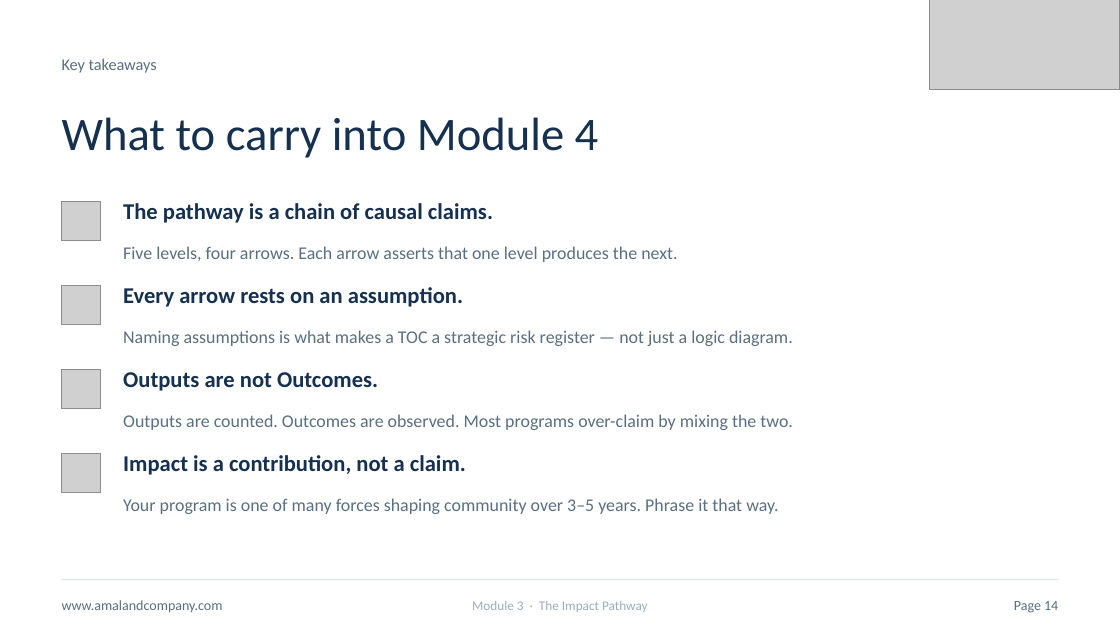
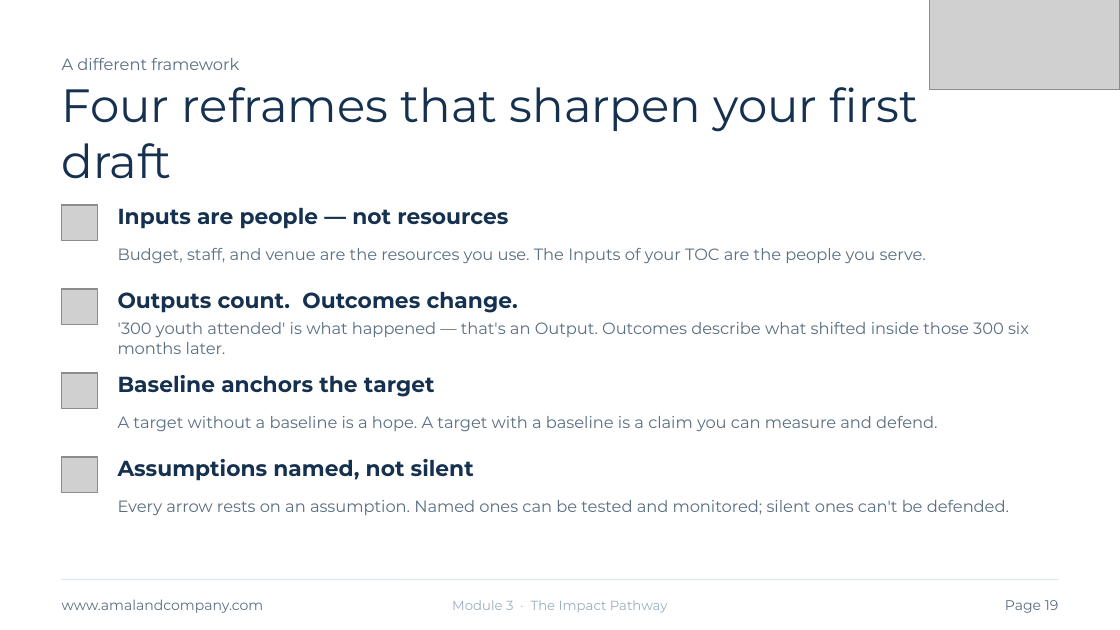
Before and after one commit to gihan-oss/TOCProgram, a slide deck: slide 19 of public/slides/module-3-impact-pathway.pptx (slide 14 before the commit). Drawn at 1120x630 pixels with LibreOffice and Linux fonts; fonts in the diff are those of the drawing; grey boxes stand for pictures. Boxes give left, top, right and bottom in pixels: in the first picture for what was removed or moved away, otherwise in the second. Text is boxed around its words. In the diff, an @@ line names an element or a change of style, - is before the commit and + after.

```diff
--- a/public/slides/module-3-impact-pathway.pptx
+++ b/public/slides/module-3-impact-pathway.pptx
@@ text at (62,58,239,70): text changed; font Calibri to Montserrat @@
-Key takeaways
+A different framework
@@ text at (62,87,919,179): text changed; font Calibri to Montserrat @@
-What to carry into Module 4
+Four reframes that sharpen your first draft
@@ picture: place and size @@
-picture at (62,202,101,241)
+picture at (62,205,97,241)
@@ text at (118,207,508,229): text changed; size 14.5 to 14 pt; font Calibri to Montserrat @@
-The pathway is a chain of causal claims.
+Inputs are people — not resources
@@ text at (118,248,926,263): text changed; size 11.5 to 10.5 pt; font Calibri to Montserrat @@
-Five levels, four arrows. Each arrow asserts that one level produces the next.
+Budget, staff, and venue are the resources you use. The Inputs of your TOC are the people you serve.
@@ picture: place and size @@
-picture at (62,286,101,325)
+picture at (62,289,97,325)
@@ text at (118,291,518,313): text changed; size 14.5 to 14 pt; font Calibri to Montserrat @@
-Every arrow rests on an assumption.
+Outputs count. Outcomes change.
@@ text at (118,322,1029,354): text changed; size 11.5 to 10.5 pt; font Calibri to Montserrat @@
-Naming assumptions is what makes a TOC a strategic risk register — not just a logic diagram.
+'300 youth attended' is what happened — that's an Output. Outcomes describe what shifted inside those 300 six months later.
@@ picture: place and size @@
-picture at (62,370,101,409)
+picture at (62,373,97,409)
@@ text at (118,375,435,397): text changed; size 14.5 to 14 pt; font Calibri to Montserrat @@
-Outputs are not Outcomes.
+Baseline anchors the target
@@ text at (118,416,937,431): text changed; size 11.5 to 10.5 pt; font Calibri to Montserrat @@
-Outputs are counted. Outcomes are observed. Most programs over-claim by mixing the two.
+A target without a baseline is a hope. A target with a baseline is a claim you can measure and defend.
@@ picture: place and size @@
-picture at (62,454,101,493)
+picture at (62,457,97,493)
@@ text at (118,459,474,481): text changed; size 14.5 to 14 pt; font Calibri to Montserrat @@
-Impact is a contribution, not a claim.
+Assumptions named, not silent
@@ text at (118,500,1009,515): text changed; size 11.5 to 10.5 pt; font Calibri to Montserrat @@
-Your program is one of many forces shaping community over 3–5 years. Phrase it that way.
+Every arrow rests on an assumption. Named ones can be tested and monitored; silent ones can't be defended.
@@ text "www.amalandcompany.com" at (62,599,264,613): font Calibri to Montserrat @@
@@ text "Module 3 · The Impact ..." at (452,600,668,613): font Calibri to Montserrat @@
@@ text at (1005,600,1059,613): text changed; font Calibri to Montserrat @@
-Page 14
+Page 19
```
Also in this commit, not shown: 12 other slides changed, 11 slides added, 2 slides removed.
